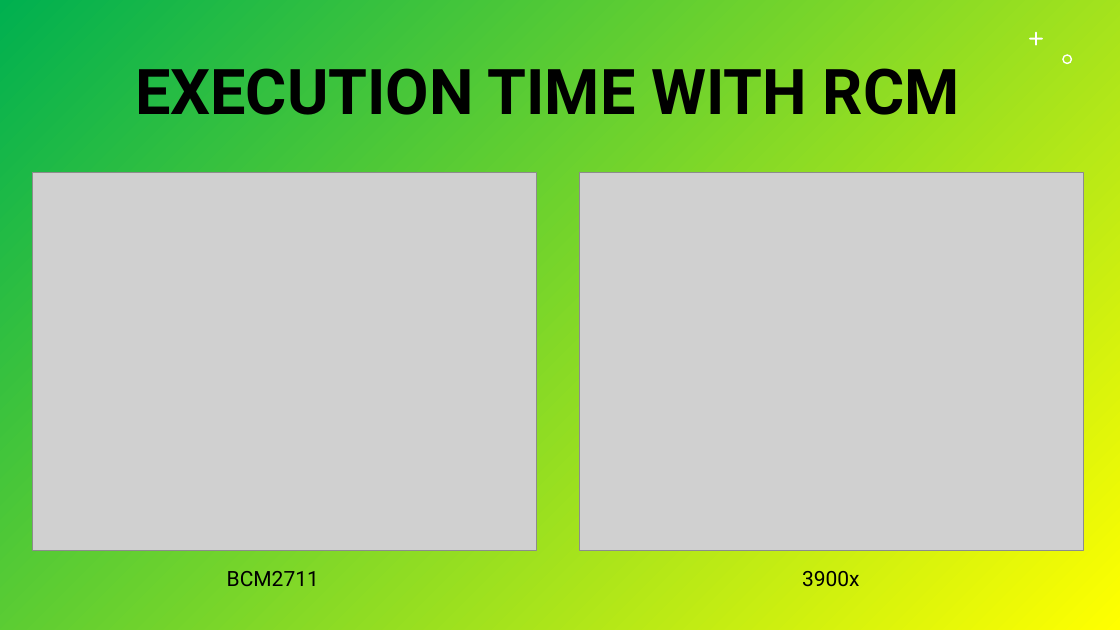
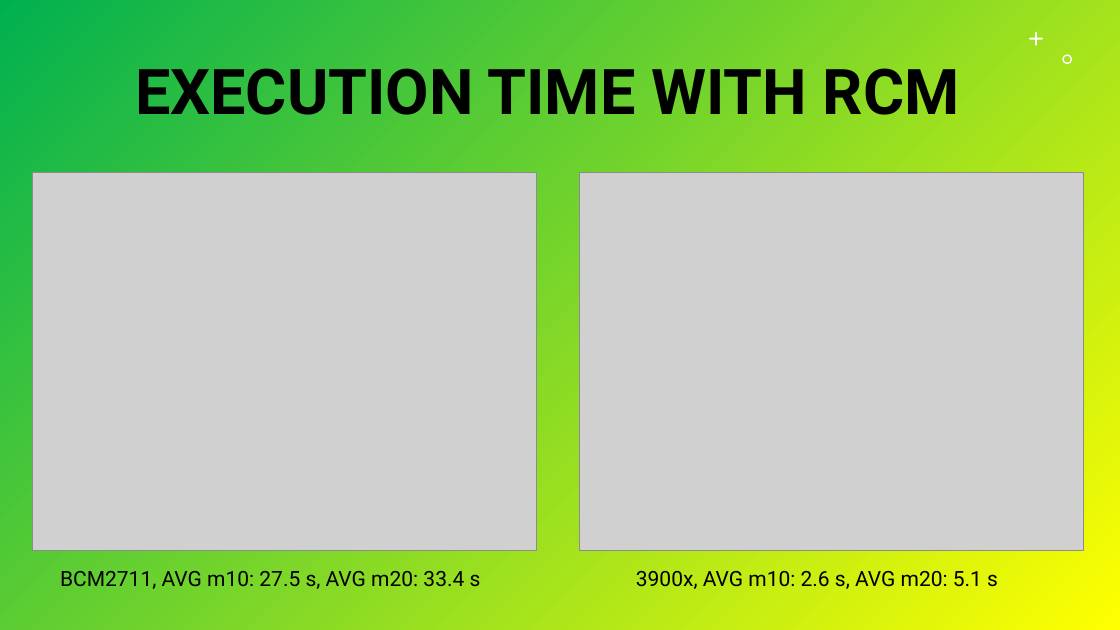
Before and after one commit to Durante94/Data-Protection-Privacy, a slide deck: slide 16 of Presentazione/presentazione.pptx. Drawn at 1120x630 pixels with LibreOffice and Linux fonts; fonts in the diff are those of the drawing; grey boxes stand for pictures. Boxes give left, top, right and bottom in pixels: in the first picture for what was removed or moved away, otherwise in the second. Text is boxed around its words. In the diff, an @@ line names an element or a change of style, - is before the commit and + after.

```diff
--- a/Presentazione/presentazione.pptx
+++ b/Presentazione/presentazione.pptx
@@ text at bbox=[60, 571, 481, 589]: text changed @@
-BCM2711
+BCM2711, AVG m10: 27.5 s, AVG m20: 33.4 s
@@ text at bbox=[636, 571, 998, 589]: text changed @@
-3900x
+3900x, AVG m10: 2.6 s, AVG m20: 5.1 s
```
Also in this commit, not shown: 1 other slide changed.
